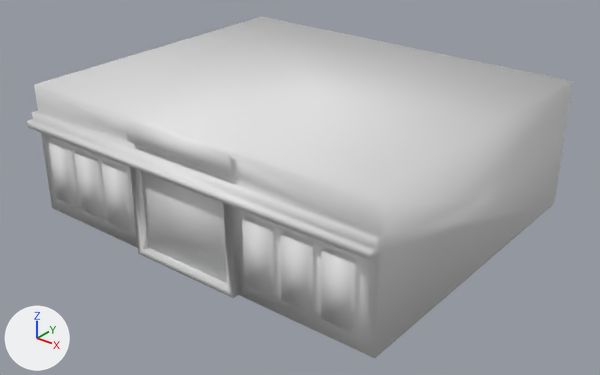
What one commit did to the FBX model bishrpg/Content/Objects/Building/building_base06.fbx.
Before and after are seen from a camera (50 mm lens) standing at (7.15, -8.55, 5.9) and looking at (0.15, 0.2, 0.48). The lights are fixed; the arrows at lower left show +X, +Y and +Z. Materials are left out; every surface is plain grey. Where no turn or scale is listed for an object, it has been applied to the vertices.

Objects in the first picture: 'building_base06-3.001'.
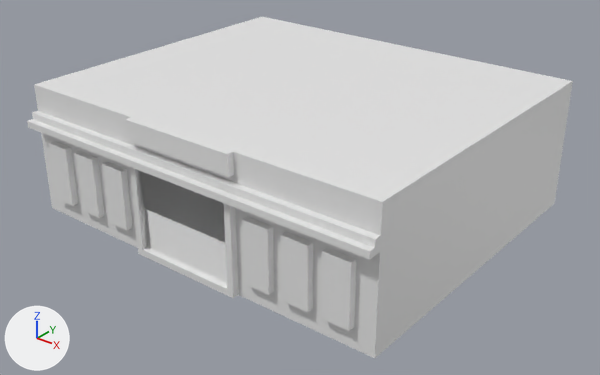
Where the newer file only moved an object's origin or applied its transform, the numbers keep the older frame.

Boxes (x1, y1, x2, y2) around the edits, measured in the pictures (600 x 375 px):
part 1 of me_building_base06_3_001, built on
    after: (41, 81, 573, 358)

Edits to the bpy script that builds the scene:
```text
Change me_building_base06_3_001:
    used by ob_building_base06_3_001; location = (0.0, 0.0, 0.0)
    remove me_building_base06_3_001.from_pydata(...)  # 834 vertices, 1634 faces; spans x -3.0..3.0, y -2.2..3.0, z 0.0..2.0
    add me_building_base06_3_001.from_pydata(...)  # 872 vertices, 527 faces; spans x -3.0..3.0, y -2.2..3.0, z 0.0..2.0
    me_building_base06_3_001 part 1: 6 vertices removed from x -0.8..0.8, y -1.9..-1.8, z 0.0..0.1; 44 vertices added at x -2.9..3.0, y -2.0..3.0, z 0.0..1.4
    me_building_base06_3_001 part 2: the surface is now shaded flat
```
